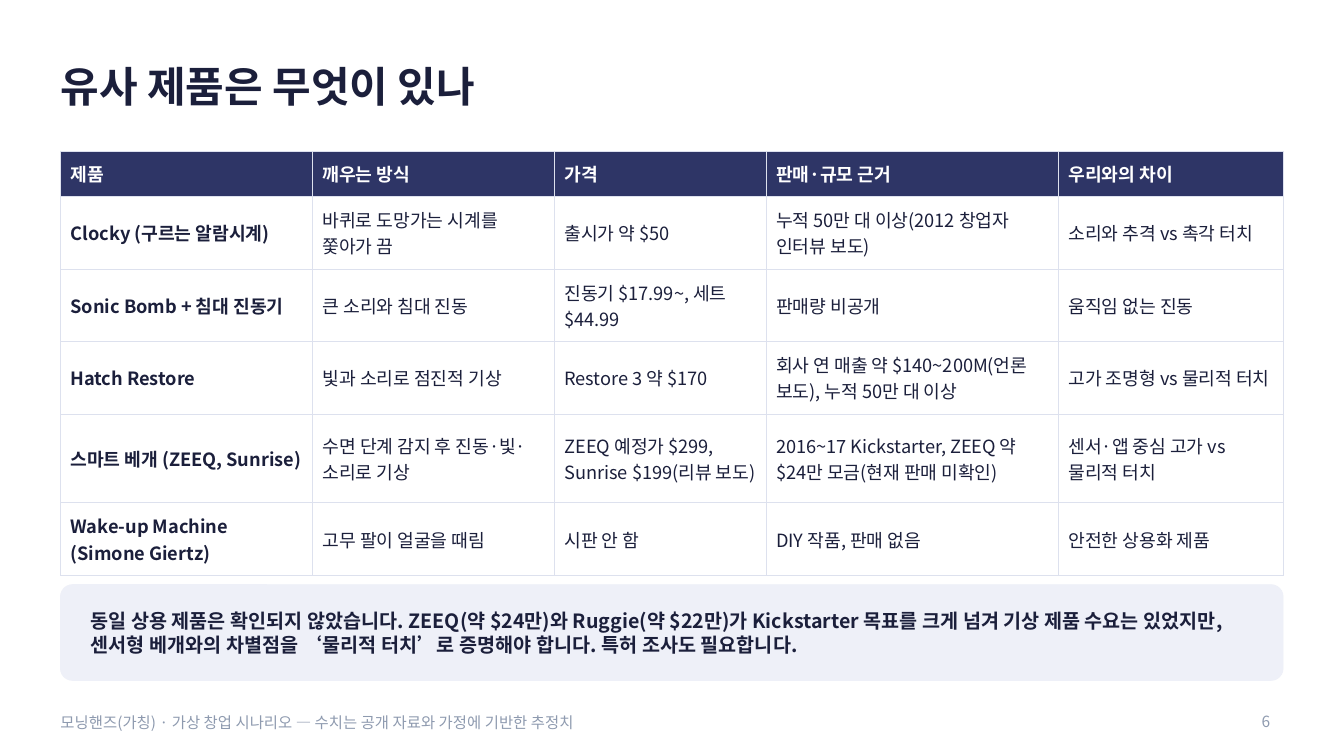
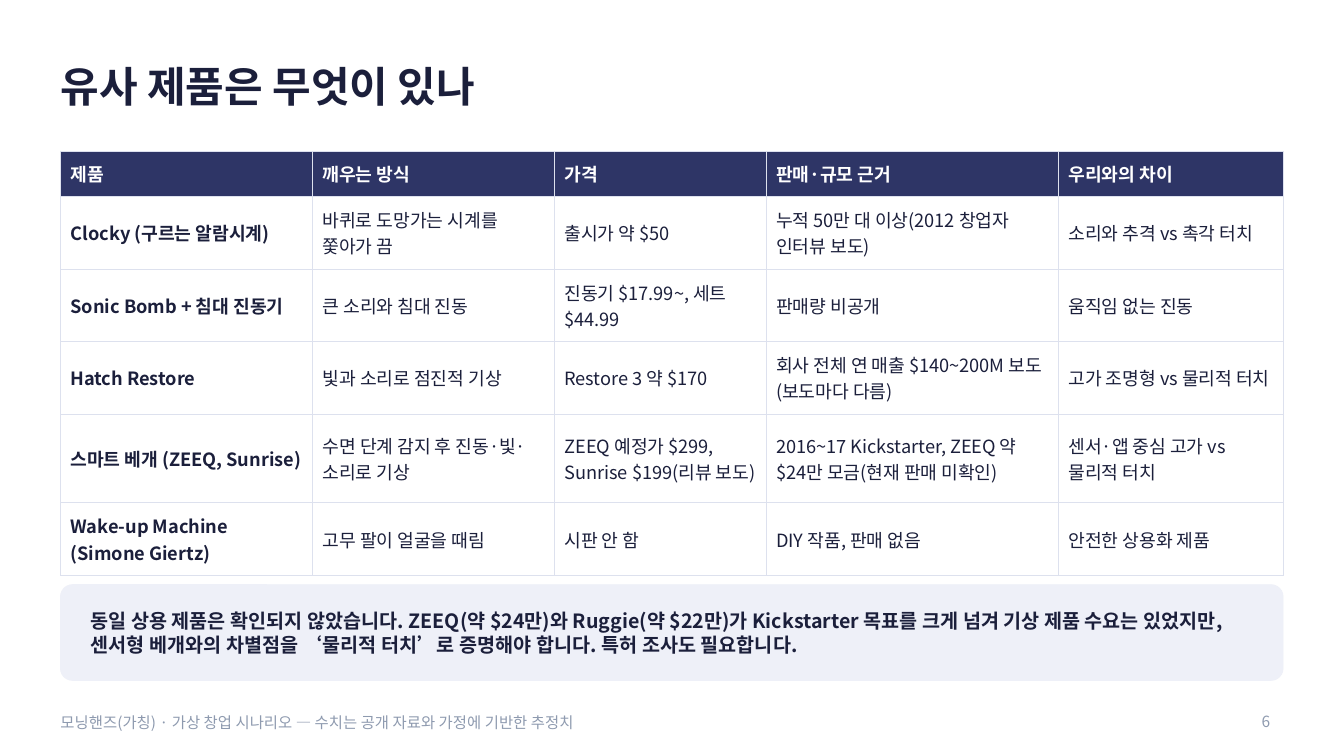
Before and after one commit to g975682-source/-, a slide deck: slide 6 of MorningHands_Business_Analysis.pptx. Drawn at 1344x756 pixels with LibreOffice and Linux fonts; fonts in the diff are those of the drawing. Boxes give left, top, right and bottom in pixels: in the first picture for what was removed or moved away, otherwise in the second. Text is boxed around its words. In the diff, an @@ line names an element or a change of style, - is before the commit and + after.

```diff
--- a/MorningHands_Business_Analysis.pptx
+++ b/MorningHands_Business_Analysis.pptx
@@ table at box(60, 151, 1284, 568) @@
-row 4, column 4: 회사 연 매출 약 $140~200M(언론 보도), 누적 50만 대 이상
+row 4, column 4: 회사 전체 연 매출 $140~200M 보도(보도마다 다름)
```
Also in this commit, not shown: 5 other slides changed, 2 other files.
